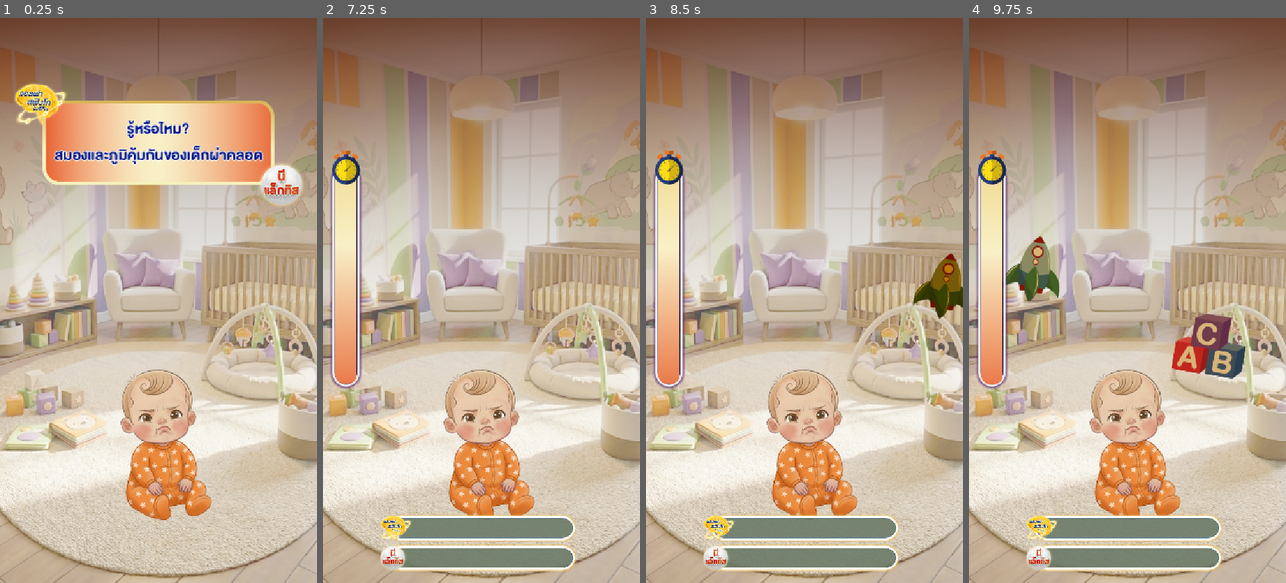
Above: before the commit, frames 1-4 (left to right).
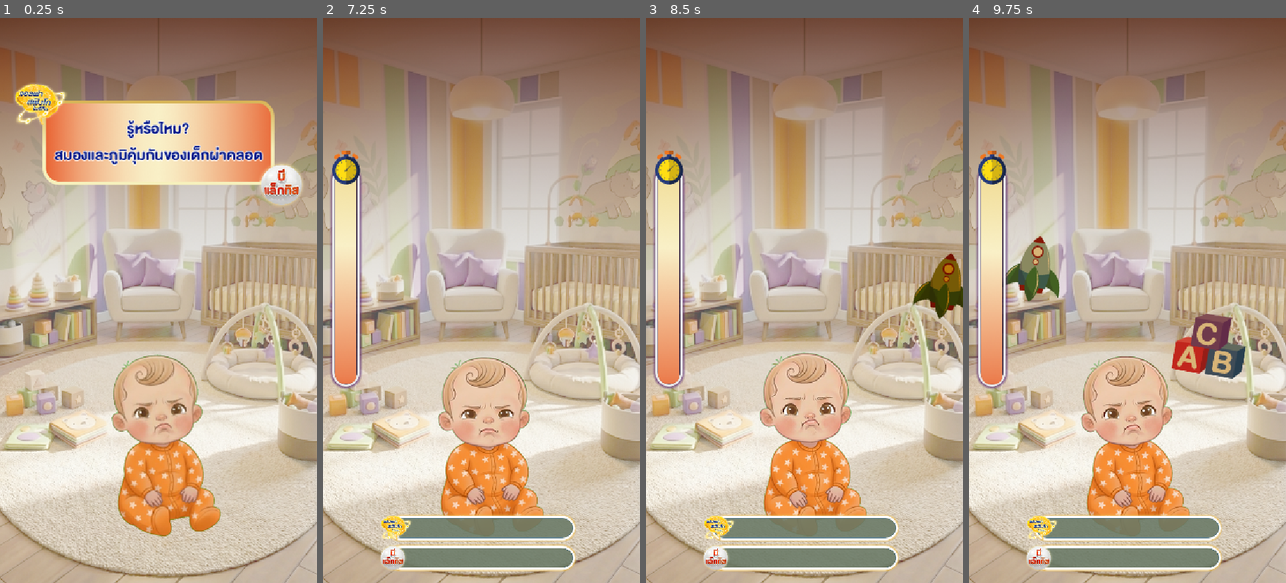
Above: after the commit, the same moments.

Repository: 6099sin/pro-c
Game: Godot game, scene res://scenes/core/Main.tscn
Two runs of this game, one before a commit and one after it. Both use one fixed random seed, a clock stepped at 60 frames per second and the inputs below. This scene is started directly instead of the project's main scene. Sound files missing from this copy of the repository are replaced by a short silence.
Inputs (mouse positions are in pixels of both pictures, inside the frame that each line leads up to):
- Up to frame 1 (0.25 s): no input
- Up to frame 2 (7.25 s): tap Enter at 0.5, 2, 4.25 s; move the mouse to (551, 272) at 0.52 s; click (551, 272) at 0.67 s; tap Space at 1.25, 2.75, 5 s; drag from (418, 328) to (481, 441) at 1.27 s; move the mouse to (513, 176) at 2.02 s; click (513, 176) at 2.17 s; drag from (465, 413) to (386, 215) at 2.77 s; move the mouse to (576, 385) at 3.52 s; click (576, 385) at 3.67 s; drag from (386, 215) to (481, 441) at 4.27 s; move the mouse to (497, 300) at 5.02 s; click (497, 300) at 5.17 s; drag from (433, 159) to (418, 328) at 5.77 s; move the mouse to (551, 272) at 6.52 s; click (551, 272) at 6.67 s
- Up to frame 3 (8.5 s): drag from (741, 328) to (804, 441) at 7.27 s; move the mouse to (836, 176) at 8.02 s; click (836, 176) at 8.17 s
- Up to frame 4 (9.75 s): drag from (1241, 260) to (1032, 215) at 8.77 s; drag from (1251, 294) to (1127, 441) at 9.52 s

The runs differ from the first frame. In frame 1, 5.3% of the frame differs, in the area x 35-70%, y 59-92%; in frame 2, 4.5%; in frame 3, 4.8%; in frame 4, 4.6%.

Commit message:
feat: Add new sprite assets and their import configurations, along with a new Basket script.

Diff:
--- a/scripts/objects/Basket.gd
+++ b/scripts/objects/Basket.gd
@@ -2,24 +2,21 @@
 
 @onready var snap_zone: Area2D = $SnapZone
 @onready var center_point: Marker2D = $CenterPoint
-@onready var sprite: Sprite2D = $Node2D/Sprite2D
-@export var setTexture: Array[Texture2D]
+
 @onready var audio_stream_player: AudioStreamPlayer = $AudioStreamPlayer
 const SFX_COIN = preload("res://assets/Sound/Retro Coin 2.mp3")
 const SFX_ERROR = preload("res://assets/Sound/1_Error_C.wav")
 
-const STATE_TEXTURES = [
-	preload("res://assets/UI/Baby/B0.png"),
-	preload("res://assets/UI/Baby/B1.png"),
-	preload("res://assets/UI/Baby/B2.png"),
-	preload("res://assets/UI/Baby/B3.png"),
-	preload("res://assets/UI/Baby/B4.png")
-]
+@onready var animated_sprite: AnimatedSprite2D
+@onready var visual_container: Node2D = $Node2D
 
 func _ready():
 	snap_zone.body_entered.connect(_on_body_entered)
 	center_on_camera()
 
+	# Setup AnimatedSprite
+	setup_animations()
+
 	# Connect to score updates to change appearance
 	SignalBus.score_updated_alpha.connect(_on_score_updated)
 	SignalBus.score_updated_beta.connect(_on_score_updated)
@@ -27,8 +24,42 @@
 	# Initialize appearance
 	update_appearance()
 
+func setup_animations():
+	# Hide/Remove old sprite if it exists (it's in the scene file)
+	if visual_container.has_node("Sprite2D"):
+		visual_container.get_node("Sprite2D").visible = false
+		visual_container.get_node("Sprite2D").queue_free()
+
+	# Create AnimatedSprite2D
+	animated_sprite = AnimatedSprite2D.new()
+	visual_container.add_child(animated_sprite)
+
+	var sprite_frames = SpriteFrames.new()
+
+	# Load frames for Levels 1 to 5 (mapped to indices 0 to 4)
+	# File pattern: res://assets/Sprites/PRO_C_animtionSprite/LV.{i}/PRO_C_LV.{i}0{j}.png
+	# Level i goes from 1 to 5.
+	for i in range(1, 6): # 1, 2, 3, 4, 5
+		var anim_name = "state_" + str(i - 1) # state_0 to state_4
+		sprite_frames.add_animation(anim_name)
+		sprite_frames.set_animation_loop(anim_name, true)
+		sprite_frames.set_animation_speed(anim_name, 10.0) # Adjust FPS as needed
+
+		for j in range(10): # 0 to 9
+			var frame_index_str = "0" + str(j)
+			var path = "res://assets/Sprites/PRO_C_animtionSprite/LV.%d/PRO_C_LV.%d%s.png" % [i, i, frame_index_str]
+			var texture = load(path)
+			if texture:
+				sprite_frames.add_frame(anim_name, texture)
+			else:
+				push_warning("Failed to load frame: " + path)
+
+	animated_sprite.sprite_frames = sprite_frames
+	animated_sprite.play("state_0")
+
 func _on_score_updated(_new_score: int):
-	update_appearance()
+	if not is_hit_animating:
+		update_appearance()
 
 func update_appearance():
 	var max_score = max(GameManager.score_alpha, GameManager.score_beta)
@@ -45,25 +76,9 @@
 	else:
 		state_index = 4
 
-	# Only update if not currently playing a hit effect (or force update if needed)
-	# However, since hit effect overwrites texture, we rely on hit effect finishing to restore state.
-	# But if score updates WITHOUT hit (e.g. initial load or passive), we set it.
-	# To avoid conflict during hit animation, we can check if a tween is running on sprite or just set it.
-	# If we set it here, it might override the "Happy/Sad" face during the 0.3s hit.
-	# A simple check: if the hit tween is active, don't force set.
-	# But actually, the hit effect ends with a callback to this function, so it's self-correcting.
-	# We just need to make sure we don't interrupt the hit effect.
-	# For now, let's just set it. If it interrupts a 0.3s effect, it's rare (score updates ON hit usually).
-	# Actually, score update logic calls this.
-	# If this is called BY score update (which happens AT hit), we might override the hit face immediately.
-	# We should defer this if hit effect is playing.
-	# Let's rely on play_hit_effect to restore the look, and this function only for initialization or non-hit updates?
-	# Better: play_hit_effect handles the "Hit" look, then calls this to "Restore".
-	# If score update happens, it might be simultaneous.
-	# Let's add a simple flag or check.
-
-	if not is_hit_animating:
-		sprite.texture = STATE_TEXTURES[state_index]
+	# Play the corresponding animation
+	if animated_sprite and animated_sprite.sprite_frames.has_animation("state_" + str(state_index)):
+		animated_sprite.play("state_" + str(state_index))
 
 var is_hit_animating: bool = false
 
@@ -159,17 +174,24 @@
 	var tween = create_tween().set_parallel(true)
 
 	# Stretch / Squash
-	sprite.scale = Vector2(0.9, 0.7)
-	# Use setTexture for the temporary hit reaction
-	sprite.texture = setTexture[3] if type == Utils.ItemType.FRUIT else setTexture[0]
-	tween.tween_property(sprite, "scale", Vector2.ONE, 0.3).set_trans(Tween.TRANS_ELASTIC).set_ease(Tween.EASE_OUT)
+	animated_sprite.scale = Vector2(0.9, 0.7)
+
+	# Temporary Animation Switch for Hit
+	# Happy (Fruit) -> State 3 (Old B3) -> state_3
+	# Sad (Trap) -> State 0 (Old B0) -> state_0
+	if type == Utils.ItemType.FRUIT:
+		animated_sprite.play("state_3")
+	else:
+		animated_sprite.play("state_0")
+
+	tween.tween_property(animated_sprite, "scale", Vector2.ONE, 0.3).set_trans(Tween.TRANS_ELASTIC).set_ease(Tween.EASE_OUT)
 
 	# Color Flash
 	var flash_color = Color(0.5, 1.5, 0.5) if type == Utils.ItemType.FRUIT else Color(1.5, 0.5, 0.5)
-	sprite.modulate = flash_color
-	tween.tween_property(sprite, "modulate", Color.WHITE, 0.3)
-
-	# Revert to state texture after effect
+	animated_sprite.modulate = flash_color
+	tween.tween_property(animated_sprite, "modulate", Color.WHITE, 0.3)
+
+	# Revert to correct state texture after effect
 	tween.chain().tween_callback(func():
 		is_hit_animating = false
 		update_appearance()
Binary file added: assets/Sprites/PRO_C_animtionSprite/HAPPY/HA_เด็กร้องไห้ตอนแพ้00.png
Not shown, added: assets/Sprites/PRO_C_animtionSprite/HAPPY/HA_เด็กร้องไห้ตอนแพ้00.png.import
Binary file added: assets/Sprites/PRO_C_animtionSprite/HAPPY/HA_เด็กร้องไห้ตอนแพ้01.png
Not shown, added: assets/Sprites/PRO_C_animtionSprite/HAPPY/HA_เด็กร้องไห้ตอนแพ้01.png.import
Binary file added: assets/Sprites/PRO_C_animtionSprite/HAPPY/HA_เด็กร้องไห้ตอนแพ้02.png
Not shown, added: assets/Sprites/PRO_C_animtionSprite/HAPPY/HA_เด็กร้องไห้ตอนแพ้02.png.import
Binary file added: assets/Sprites/PRO_C_animtionSprite/HAPPY/HA_เด็กร้องไห้ตอนแพ้03.png
Not shown, added: assets/Sprites/PRO_C_animtionSprite/HAPPY/HA_เด็กร้องไห้ตอนแพ้03.png.import
Binary file added: assets/Sprites/PRO_C_animtionSprite/HAPPY/HA_เด็กร้องไห้ตอนแพ้04.png
Not shown, added: assets/Sprites/PRO_C_animtionSprite/HAPPY/HA_เด็กร้องไห้ตอนแพ้04.png.import
Binary file added: assets/Sprites/PRO_C_animtionSprite/HAPPY/HA_เด็กร้องไห้ตอนแพ้05.png
Not shown, added: assets/Sprites/PRO_C_animtionSprite/HAPPY/HA_เด็กร้องไห้ตอนแพ้05.png.import
(and 108 more such lines)
